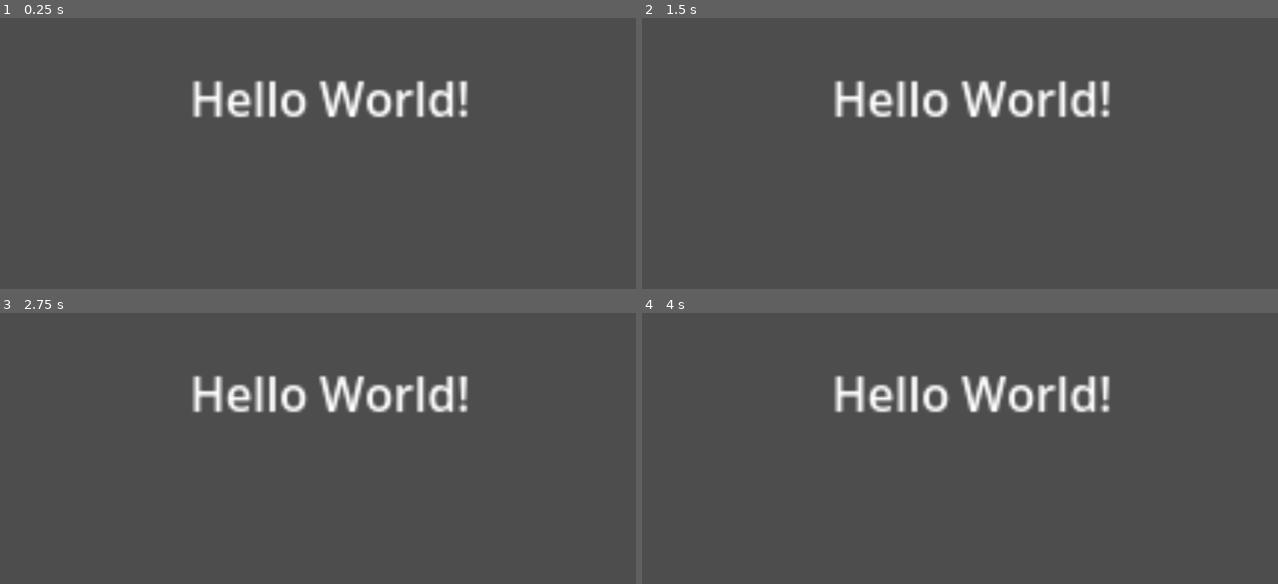
Above: before the commit, frames 1-4 (two rows, left to right).
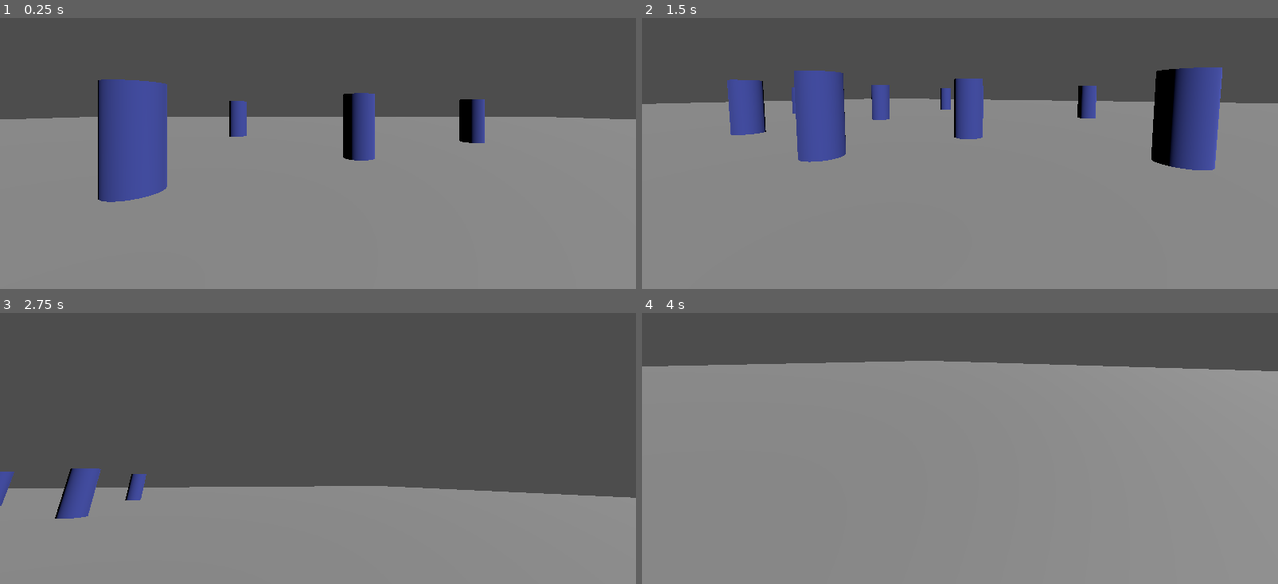
Above: after the commit, the same moments.

Repository: Adam-Gallina/ldj57
Game: Godot game, scene res://test_map.tscn
The game is run twice, just before and just after one commit, with the same random seed, the same clock (stepped at 60 frames per second) and the same inputs. Before the commit the project starts from res://HelloWorld.tscn.
Inputs (mouse positions are in pixels of both pictures, inside the frame that each line leads up to):
- Up to frame 1 (0.25 s): no input
- Up to frame 2 (1.5 s): tap Enter at 0.5 s; move the mouse to (1099, 91) at 0.52 s; hold D (Right, bound only after the commit) 0.53-1.28 s; hold Shift 0.53-1.28 s; move the mouse to (832, 129) at 1.27 s; hold S (Back, bound only after the commit) from 1.28 s (still down); tap Shift at 1.35 s
- Up to frame 3 (2.75 s): move the mouse to (381, 326) at 2.02 s; release S (Back, bound only after the commit) at 2.03 s; hold D (Right, bound only after the commit) from 2.03 s (still down); hold Shift from 2.03 s (still down)
- Up to frame 4 (4 s): move the mouse to (928, 475) at 2.77 s; release D (Right, bound only after the commit) at 2.78 s; release Shift at 2.78 s; hold W (Forward, bound only after the commit) 2.78-3.53 s; tap Shift at 2.85 s; move the mouse to (1150, 459) at 3.52 s; hold A (Left, bound only after the commit) from 3.53 s (still down); hold Shift from 3.53 s (still down)

The runs differ from the first frame. In frame 1, 68% of the frame differs, in the area x 0-100%, y 22-100%; in frame 2, 73%; in frame 3, 39%; in frame 4, 80%, in the area x 0-100%, y 17-100%.

Commit message:
Added basic FPS controls

Diff:
--- a/HelloWorld.tscn
+++ /dev/null
@@ -1,18 +0,0 @@
-[gd_scene format=3 uid="uid://cghqi2nfvhe2i"]
-
-[node name="Control" type="Control"]
-layout_mode = 3
-anchors_preset = 15
-anchor_right = 1.0
-anchor_bottom = 1.0
-grow_horizontal = 2
-grow_vertical = 2
-
-[node name="Label" type="Label" parent="."]
-layout_mode = 0
-offset_left = 344.0
-offset_top = 240.0
-offset_right = 439.0
-offset_bottom = 263.0
-scale = Vector2(5.34203, 5.34203)
-text = "Hello World!"
--- /dev/null
+++ b/player.tscn
@@ -0,0 +1,15 @@
+[gd_scene load_steps=3 format=3 uid="uid://fcfvs6lptyxx"]
+
+[ext_resource type="Script" uid="uid://flotiam5n1l6" path="res://player_controller.gd" id="1_4flbx"]
+
+[sub_resource type="CapsuleShape3D" id="CapsuleShape3D_onrkg"]
+
+[node name="Player" type="CharacterBody3D"]
+script = ExtResource("1_4flbx")
+
+[node name="CollisionShape3D" type="CollisionShape3D" parent="."]
+transform = Transform3D(1, 0, 0, 0, 1, 0, 0, 0, 1, 0, 1, 0)
+shape = SubResource("CapsuleShape3D_onrkg")
+
+[node name="Camera3D" type="Camera3D" parent="."]
+transform = Transform3D(1, 0, 0, 0, 1, 0, 0, 0, 1, 0, 1.5, 0)
--- /dev/null
+++ b/player_controller.gd
@@ -0,0 +1,78 @@
+extends CharacterBody3D
+
+@export_category('Movement')
+@export var MoveSpeed = 10
+
+@export_category('Camera')
+@export var CamSpeed = .125
+var curr_pan_mod = 1
+@export var MinPitch = -90.
+@export var MaxPitch = 90.
+var pitch:
+	set(val): $Camera3D.rotation.x = val
+	get: return $Camera3D.rotation.x
+var yaw:
+	set(val): rotation.y = val
+	get: return rotation.y
+
+
+@onready var cam: Camera3D = $Camera3D
+@onready var raycast: RayCast3D = get_node('%RayCast3D')
+
+
+func _ready() -> void:
+	Input.mouse_mode = Input.MOUSE_MODE_CAPTURED
+
+
+func _process(delta):
+	if Input.is_action_just_pressed('menu_pause'):
+		if Input.is_key_pressed(KEY_SHIFT):
+			get_tree().quit.call_deferred()
+
+		Input.mouse_mode = Input.MOUSE_MODE_CAPTURED if Input.mouse_mode == Input.MOUSE_MODE_VISIBLE else Input.MOUSE_MODE_VISIBLE
+
+	velocity = _handle_movement(delta)
+	move_and_slide()
+	apply_floor_snap()
+
+func _handle_movement(_delta):
+	var x = Input.get_axis('Left', 'Right')
+	var z = Input.get_axis('Forward', 'Back')
+
+	var b : Basis = transform.basis
+	var dir = (b.z * z + b.x * x).normalized() * MoveSpeed
+
+	return dir
+
+
+func get_mouse_ray():
+	var m = get_viewport().get_mouse_position()
+
+	var pos = cam.project_ray_origin(m)
+	var dir = cam.project_ray_normal(m)
+
+	raycast.global_position = pos
+	raycast.target_position = dir * 100
+	raycast.force_raycast_update()
+	return raycast
+
+func get_screen_pos(pos: Vector3):
+	return cam.unproject_position(pos)
+
+
+func set_camera(p: float, y: float):
+	yaw = y
+	if p < MinPitch: p = MinPitch
+	elif p > MaxPitch: p = MaxPitch
+	pitch = p
+
+func _rotate_camera(dp: float, dy: float):
+	yaw -= dy * CamSpeed * curr_pan_mod * PI / 180
+	var p = pitch * 180 / PI - dp * CamSpeed * curr_pan_mod
+	if p < MinPitch: p = MinPitch
+	elif p > MaxPitch: p = MaxPitch
+	pitch = p * PI / 180
+
+func _input(event):
+	if event is InputEventMouseMotion:
+		_rotate_camera(event.relative.y, event.relative.x)
--- a/project.godot
+++ b/project.godot
@@ -11,9 +11,37 @@
 [application]
 
 config/name="LDJ57"
-run/main_scene="res://HelloWorld.tscn"
+run/main_scene="uid://bg2fd2c5t3wyv"
 config/features=PackedStringArray("4.4", "GL Compatibility")
 config/icon="res://icon.svg"
+
+[input]
+
+Forward={
+"deadzone": 0.2,
+"events": [Object(InputEventKey,"resource_local_to_scene":false,"resource_name":"","device":-1,"window_id":0,"alt_pressed":false,"shift_pressed":false,"ctrl_pressed":false,"meta_pressed":false,"pressed":false,"keycode":0,"physical_keycode":87,"key_label":0,"unicode":119,"location":0,"echo":false,"script":null)
+]
+}
+Back={
+"deadzone": 0.2,
+"events": [Object(InputEventKey,"resource_local_to_scene":false,"resource_name":"","device":-1,"window_id":0,"alt_pressed":false,"shift_pressed":false,"ctrl_pressed":false,"meta_pressed":false,"pressed":false,"keycode":0,"physical_keycode":83,"key_label":0,"unicode":115,"location":0,"echo":false,"script":null)
+]
+}
+Left={
+"deadzone": 0.2,
+"events": [Object(InputEventKey,"resource_local_to_scene":false,"resource_name":"","device":-1,"window_id":0,"alt_pressed":false,"shift_pressed":false,"ctrl_pressed":false,"meta_pressed":false,"pressed":false,"keycode":0,"physical_keycode":65,"key_label":0,"unicode":97,"location":0,"echo":false,"script":null)
+]
+}
+Right={
+"deadzone": 0.2,
+"events": [Object(InputEventKey,"resource_local_to_scene":false,"resource_name":"","device":-1,"window_id":0,"alt_pressed":false,"shift_pressed":false,"ctrl_pressed":false,"meta_pressed":false,"pressed":false,"keycode":0,"physical_keycode":68,"key_label":0,"unicode":100,"location":0,"echo":false,"script":null)
+]
+}
+menu_pause={
+"deadzone": 0.2,
+"events": [Object(InputEventKey,"resource_local_to_scene":false,"resource_name":"","device":-1,"window_id":0,"alt_pressed":false,"shift_pressed":false,"ctrl_pressed":false,"meta_pressed":false,"pressed":false,"keycode":0,"physical_keycode":4194305,"key_label":0,"unicode":0,"location":0,"echo":false,"script":null)
+]
+}
 
 [rendering]
 
--- /dev/null
+++ b/test_map.tscn
@@ -0,0 +1,77 @@
+[gd_scene load_steps=5 format=3 uid="uid://bg2fd2c5t3wyv"]
+
+[ext_resource type="PackedScene" uid="uid://fcfvs6lptyxx" path="res://player.tscn" id="1_4qc02"]
+
+[sub_resource type="QuadMesh" id="QuadMesh_4wuf8"]
+size = Vector2(100, 100)
+
+[sub_resource type="StandardMaterial3D" id="StandardMaterial3D_4qc02"]
+albedo_color = Color(0.317836, 0.369665, 0.791912, 1)
+
+[sub_resource type="CylinderMesh" id="CylinderMesh_4wuf8"]
+
+[node name="TestMap" type="Node3D"]
+
+[node name="MeshInstance3D" type="MeshInstance3D" parent="."]
+transform = Transform3D(1, 0, 0, 0, -4.37114e-08, 1, 0, -1, -4.37114e-08, 0, 0, 0)
+mesh = SubResource("QuadMesh_4wuf8")
+
+[node name="MeshInstance3D" type="MeshInstance3D" parent="MeshInstance3D"]
+transform = Transform3D(1, 0, 0, 0, -4.37114e-08, -1, 0, 1, -4.37114e-08, -3.39033, 4.3105, 1)
+material_override = SubResource("StandardMaterial3D_4qc02")
+mesh = SubResource("CylinderMesh_4wuf8")
+
+[node name="MeshInstance3D2" type="MeshInstance3D" parent="MeshInstance3D"]
+transform = Transform3D(1, 0, 0, 0, -4.37114e-08, -1, 0, 1, -4.37114e-08, 1.30526, 7.41831, 1)
+material_override = SubResource("StandardMaterial3D_4qc02")
+mesh = SubResource("CylinderMesh_4wuf8")
+
+[node name="MeshInstance3D3" type="MeshInstance3D" parent="MeshInstance3D"]
+transform = Transform3D(1, 0, 0, 0, -4.37114e-08, -1, 0, 1, -4.37114e-08, 3.707, 1.73203, 1)
+material_override = SubResource("StandardMaterial3D_4qc02")
+mesh = SubResource("CylinderMesh_4wuf8")
+
+[node name="MeshInstance3D4" type="MeshInstance3D" parent="MeshInstance3D"]
+transform = Transform3D(1, 0, 0, 0, -4.37114e-08, -1, 0, 1, -4.37114e-08, -4.05454, -1.63489, 1)
+material_override = SubResource("StandardMaterial3D_4qc02")
+mesh = SubResource("CylinderMesh_4wuf8")
+
+[node name="MeshInstance3D5" type="MeshInstance3D" parent="MeshInstance3D"]
+transform = Transform3D(1, 0, 0, 0, -4.37114e-08, -1, 0, 1, -4.37114e-08, 1.7706, -2.24552, 1)
+material_override = SubResource("StandardMaterial3D_4qc02")
+mesh = SubResource("CylinderMesh_4wuf8")
+
+[node name="MeshInstance3D6" type="MeshInstance3D" parent="MeshInstance3D"]
+transform = Transform3D(1, 0, 0, 0, -4.37114e-08, -1, 0, 1, -4.37114e-08, -4.65357, 13.5599, 1)
+material_override = SubResource("StandardMaterial3D_4qc02")
+mesh = SubResource("CylinderMesh_4wuf8")
+
+[node name="MeshInstance3D7" type="MeshInstance3D" parent="MeshInstance3D"]
+transform = Transform3D(1, 0, 0, 0, -4.37114e-08, -1, 0, 1, -4.37114e-08, -11.8603, 4.17851, 0.999999)
+material_override = SubResource("StandardMaterial3D_4qc02")
+mesh = SubResource("CylinderMesh_4wuf8")
+
+[node name="MeshInstance3D8" type="MeshInstance3D" parent="MeshInstance3D"]
+transform = Transform3D(1, 0, 0, 0, -4.37114e-08, -1, 0, 1, -4.37114e-08, -8.30977, -6.31378, 0.999998)
+material_override = SubResource("StandardMaterial3D_4qc02")
+mesh = SubResource("CylinderMesh_4wuf8")
+
+[node name="MeshInstance3D9" type="MeshInstance3D" parent="MeshInstance3D"]
+transform = Transform3D(1, 0, 0, 0, -4.37114e-08, -1, 0, 1, -4.37114e-08, 1.19727, -7.04307, 0.999999)
+material_override = SubResource("StandardMaterial3D_4qc02")
+mesh = SubResource("CylinderMesh_4wuf8")
+
+[node name="MeshInstance3D10" type="MeshInstance3D" parent="MeshInstance3D"]
+transform = Transform3D(1, 0, 0, 0, -4.37114e-08, -1, 0, 1, -4.37114e-08, 9.17084, 1.14727, 1)
+material_override = SubResource("StandardMaterial3D_4qc02")
+mesh = SubResource("CylinderMesh_4wuf8")
+
+[node name="MeshInstance3D11" type="MeshInstance3D" parent="MeshInstance3D"]
+transform = Transform3D(1, 0, 0, 0, -4.37114e-08, -1, 0, 1, -4.37114e-08, 7.30246, 11.0445, 0.999999)
+material_override = SubResource("StandardMaterial3D_4qc02")
+mesh = SubResource("CylinderMesh_4wuf8")
+
+[node name="Player" parent="." instance=ExtResource("1_4qc02")]
+
+[node name="DirectionalLight3D" type="DirectionalLight3D" parent="."]
+transform = Transform3D(0.879897, 0.15338, 0.449728, -0.475164, 0.284026, 0.832796, 0, -0.946469, 0.322794, 0, 4.58988, 0.0269973)
Not shown, added: player_controller.gd.uid
